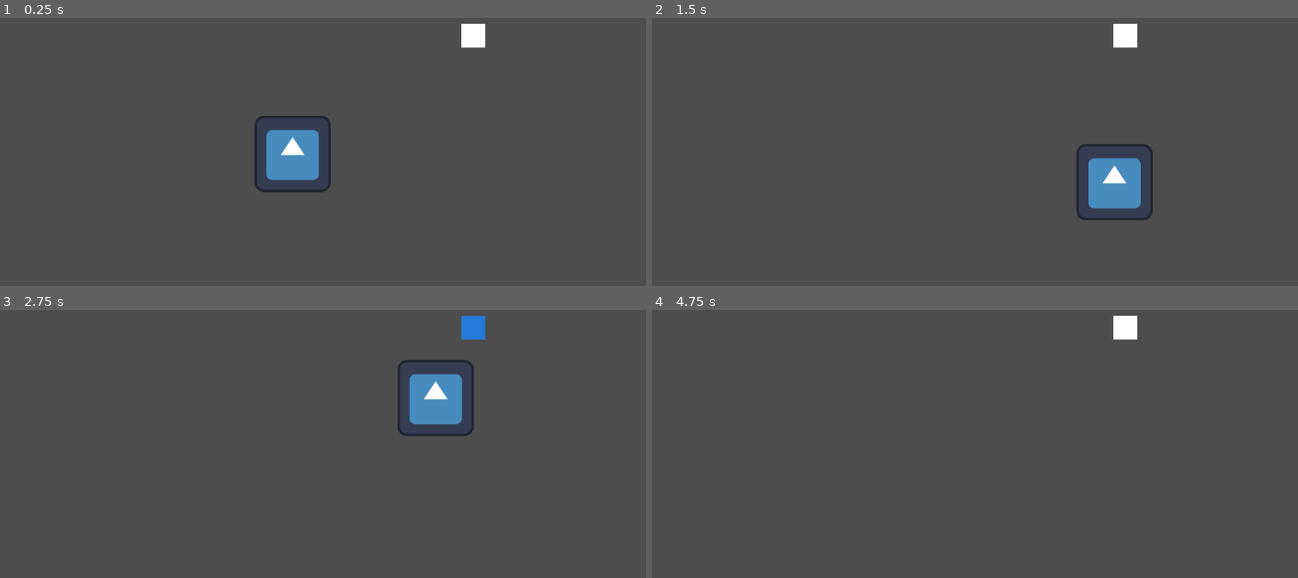
Above: before the commit, frames 1-4 (two rows, left to right).
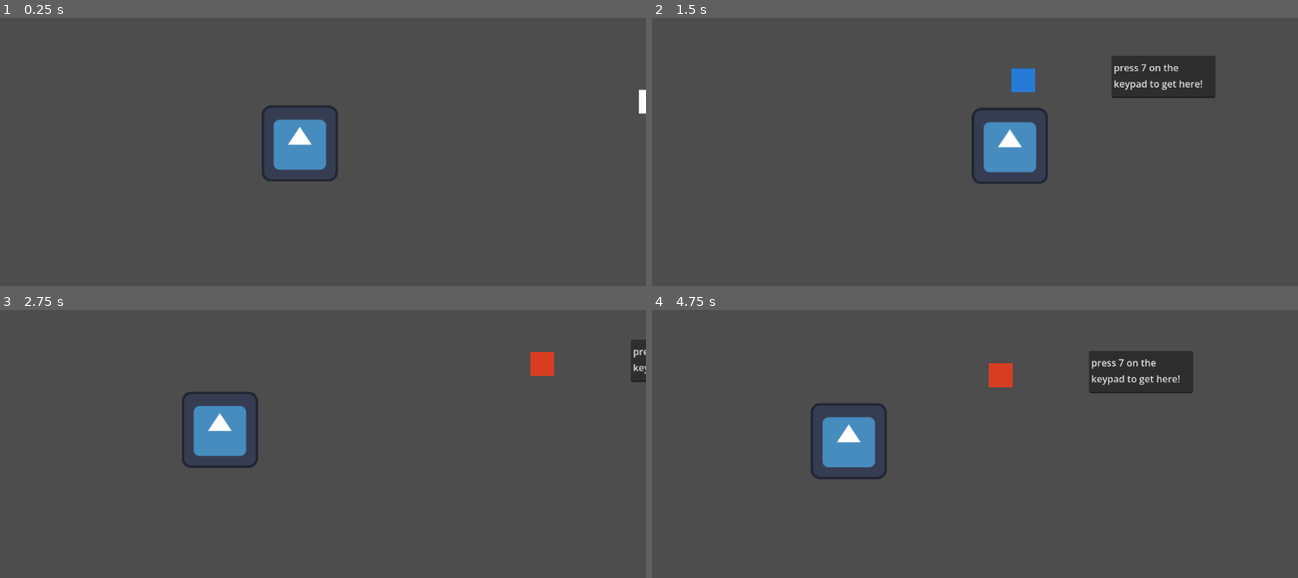
Above: after the commit, the same moments.

Repository: NK-1-10/Godot-Strange-Places
Game: Godot game, scene res://main.tscn
The game is run twice, just before and just after one commit, with the same random seed, the same clock (stepped at 60 frames per second) and the same inputs. The engine's default icon, where the game draws it, is replaced by a stand-in: a white triangle on a blue panel in a dark square.
Inputs:
- Up to frame 1 (0.25 s): no input
- Up to frame 2 (1.5 s): tap Enter (ui_accept) at 0.5 s; hold Keypad 0 (Dash, bound only after the commit) 0.53-1.28 s; hold Right (ui_right) from 0.53 s (still down); tap Keypad 7 (Double_jump) at 0.77 s; tap Keypad 8 (Dash, bound only before the commit) at 0.8, 1.35 s
- Up to frame 3 (2.75 s): tap Keypad 7 (Double_jump) at 1.52 s; tap Enter (ui_accept) at 1.55, 2.1 s; release Right (ui_right) at 2.03 s; hold Left (ui_left) from 2.03 s (still down); hold Keypad 0 (Dash, bound only after the commit) from 2.03 s (still down)
- Up to frame 4 (4.75 s): release Left (ui_left) at 2.78 s; release Keypad 0 (Dash, bound only after the commit) at 2.78 s; hold Right (ui_right) 2.78-4.28 s; tap Keypad 0 (Dash, bound only after the commit) at 2.85, 4.55 s; tap Keypad 7 (Double_jump) at 3.02, 3.77, 4.52 s; tap Keypad 8 (Dash, bound only before the commit) at 3.05 s; hold Keypad 8 (Dash, bound only before the commit) 3.53-4.28 s; tap Enter (ui_accept) at 3.8, 4.35 s; hold Left (ui_left) from 4.28 s (still down)

The runs differ from the first frame. In frame 1, 2.4% of the frame differs, in the area x 39-100%, y 1-66%; in frame 2, 7.0%, in the area x 49-88%, y 1-76%; in frame 3, 5.0%; in frame 4, 5.1%.

Commit message:
square shall now badly dash
done for the day. 2 funkcijas strādā.

Diff:
--- /dev/null
+++ b/character.tscn
@@ -0,0 +1,31 @@
+[gd_scene format=3 uid="uid://b0wwd6rstxjxd"]
+
+[ext_resource type="Script" uid="uid://bmajb5x8g0sef" path="res://character_body_2d.gd" id="1_pjt0s"]
+[ext_resource type="Texture2D" uid="uid://d1fi3fdofcnac" path="res://icon.svg" id="2_wa5vi"]
+
+[sub_resource type="RectangleShape2D" id="RectangleShape2D_1bvp3"]
+size = Vector2(118.5, 117)
+
+[node name="CharacterBody2D" type="CharacterBody2D" unique_id=1789837521]
+script = ExtResource("1_pjt0s")
+
+[node name="Icon" type="Sprite2D" parent="." unique_id=613739254]
+position = Vector2(546, 309)
+texture = ExtResource("2_wa5vi")
+
+[node name="CollisionShape2D" type="CollisionShape2D" parent="." unique_id=431491721]
+position = Vector2(545, 309)
+shape = SubResource("RectangleShape2D_1bvp3")
+
+[node name="dash_timer" type="Timer" parent="." unique_id=1695433261]
+wait_time = 0.4
+one_shot = true
+
+[node name="Camera2D" type="Camera2D" parent="." unique_id=1716322566]
+position = Vector2(551, 311)
+process_callback = 0
+limit_smoothed = true
+position_smoothing_enabled = true
+position_smoothing_speed = 4.0
+
+[connection signal="timeout" from="dash_timer" to="." method="_on_dash_timer_timeout"]
--- a/character_body_2d.gd
+++ b/character_body_2d.gd
@@ -1,8 +1,9 @@
 extends CharacterBody2D
 
 
-const SPEED = 300.0
+const SPEED = 400.0
 const JUMP_VELOCITY = -400.0
+const DASH_SPEED = 3
 
 var jumps = 0;
 var jump_max = 2;
@@ -17,18 +18,33 @@
 		velocity.y = JUMP_VELOCITY
 
 	# Handle jump.
-	if Input.is_action_just_pressed("ui_accept") and jumps < jump_max and $"..".doubleJump == true:
-		jumps = jumps+1;
-		velocity.y = JUMP_VELOCITY
-		if is_on_floor():
-			jumps = 0;
+	if is_on_floor():
+		jumps = 0
+
+	if Input.is_action_just_pressed("ui_accept"):
+		if is_on_floor() or ($"..".doubleJump == true and jumps < jump_max):
+			velocity.y = JUMP_VELOCITY
+			jumps += 1
 
 	# Get the input direction and handle the movement/deceleration.
 	# As good practice, you should replace UI actions with custom gameplay actions.
+
+
 	var direction := Input.get_axis("ui_left", "ui_right")
 	if direction:
-		velocity.x = direction * SPEED
+		if $"..".dash == true:
+			velocity.x = direction * SPEED * DASH_SPEED
+		else:
+			velocity.x = direction * SPEED
 	else:
 		velocity.x = move_toward(velocity.x, 0, SPEED)
 
 	move_and_slide()
+
+func start_dash():
+	$"..".dash = true
+	$dash_timer.connect("timeout", stop_dash)
+	$dash_timer.start()
+
+func stop_dash():
+	$"..".dash = false
--- a/main.gd
+++ b/main.gd
@@ -20,6 +20,7 @@
 			$Basic.modulate = Color(0.847, 0.239, 0.133, 1.0)
 			doubleJump = false
 			dash = true
+			$CharacterBody2D.start_dash()
 		else:
 			$Basic.modulate = Color(1.0, 1.0, 1.0, 1.0)
 			dash = false
--- a/main.tscn
+++ b/main.tscn
@@ -1,38 +1,42 @@
 [gd_scene format=3 uid="uid://cgkpqrev3vci0"]
 
-[ext_resource type="Script" uid="uid://bmajb5x8g0sef" path="res://character_body_2d.gd" id="1_0xm2m"]
 [ext_resource type="Script" uid="uid://cte876u1od3p6" path="res://main.gd" id="1_h2yge"]
-[ext_resource type="Texture2D" uid="uid://d1fi3fdofcnac" path="res://icon.svg" id="2_h2yge"]
-
-[sub_resource type="RectangleShape2D" id="RectangleShape2D_1bvp3"]
-size = Vector2(118.5, 117)
+[ext_resource type="PackedScene" uid="uid://b0wwd6rstxjxd" path="res://character.tscn" id="2_0xm2m"]
 
 [sub_resource type="RectangleShape2D" id="RectangleShape2D_0xm2m"]
-size = Vector2(372, 20)
+size = Vector2(942, 26)
+
+[sub_resource type="RectangleShape2D" id="RectangleShape2D_h2yge"]
+size = Vector2(538, 20)
 
 [node name="Node2D" type="Node2D" unique_id=1571014362]
 script = ExtResource("1_h2yge")
 
-[node name="CharacterBody2D" type="CharacterBody2D" parent="." unique_id=2144189251]
+[node name="CharacterBody2D" parent="." unique_id=1789837521 instance=ExtResource("2_0xm2m")]
 position = Vector2(13, 22)
-script = ExtResource("1_0xm2m")
-
-[node name="Icon" type="Sprite2D" parent="CharacterBody2D" unique_id=1038181811]
-position = Vector2(546, 309)
-texture = ExtResource("2_h2yge")
-
-[node name="CollisionShape2D" type="CollisionShape2D" parent="CharacterBody2D" unique_id=432324156]
-position = Vector2(545, 309)
-shape = SubResource("RectangleShape2D_1bvp3")
 
 [node name="Area2D" type="StaticBody2D" parent="." unique_id=337005781]
 
 [node name="CollisionShape2D" type="CollisionShape2D" parent="Area2D" unique_id=1662849706]
-position = Vector2(562, 468)
+position = Vector2(682, 471)
 shape = SubResource("RectangleShape2D_0xm2m")
 
 [node name="Basic" type="ColorRect" parent="." unique_id=8809940]
-offset_left = 842.0
-offset_top = 141.0
-offset_right = 882.0
-offset_bottom = 181.0
+offset_left = 1128.0
+offset_top = 269.0
+offset_right = 1168.0
+offset_bottom = 309.0
+
+[node name="Area2D2" type="StaticBody2D" parent="." unique_id=1924045435]
+
+[node name="CollisionShape2D" type="CollisionShape2D" parent="Area2D2" unique_id=471550267]
+position = Vector2(1547, 366)
+shape = SubResource("RectangleShape2D_h2yge")
+
+[node name="TextEdit" type="TextEdit" parent="." unique_id=273611051]
+offset_left = 1296.0
+offset_top = 248.0
+offset_right = 1471.0
+offset_bottom = 319.0
+text = "press 7 on the
+keypad to get here!"
--- a/project.godot
+++ b/project.godot
@@ -24,7 +24,7 @@
 }
 Dash={
 "deadzone": 0.2,
-"events": [Object(InputEventKey,"resource_local_to_scene":fa …(144 unchanged characters)… lse,"keycode":0,"physical_keycode":4194446,"key_label":0,"unicode":0,"location":0,"echo":false,"script":null)
+"events": [Object(InputEventKey,"resource_local_to_scene":fa …(144 unchanged characters)… lse,"keycode":0,"physical_keycode":4194438,"key_label":0,"unicode":0,"location":0,"echo":false,"script":null)
 ]
 }
 
